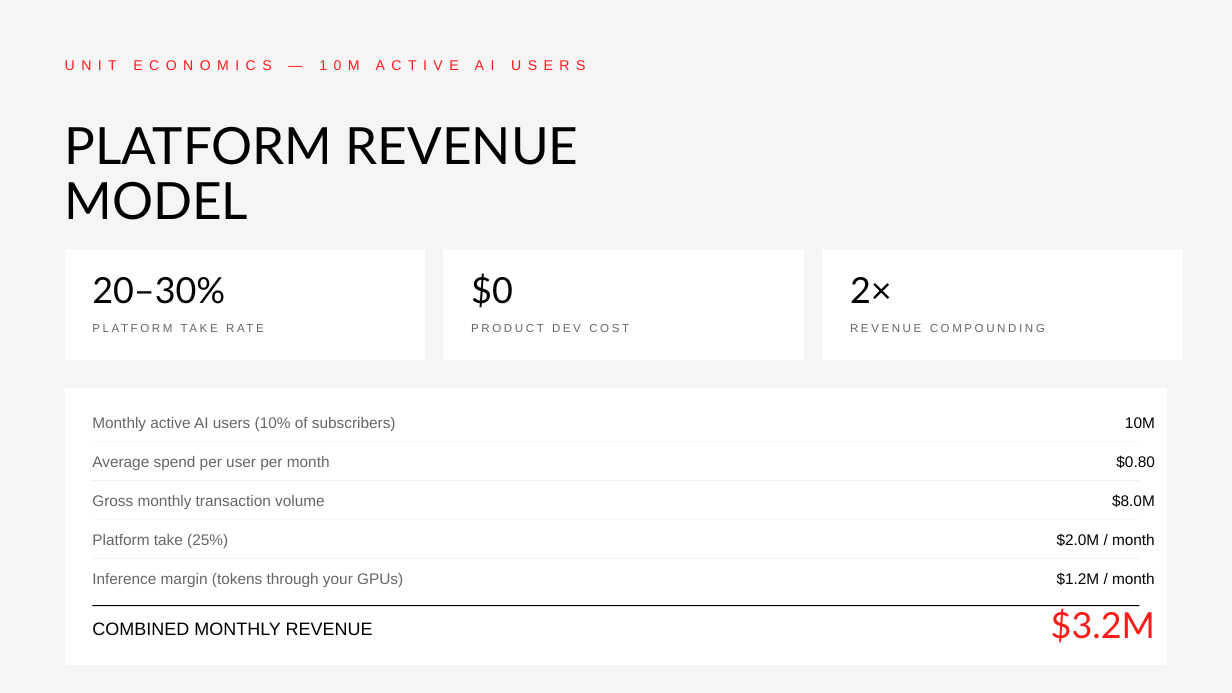
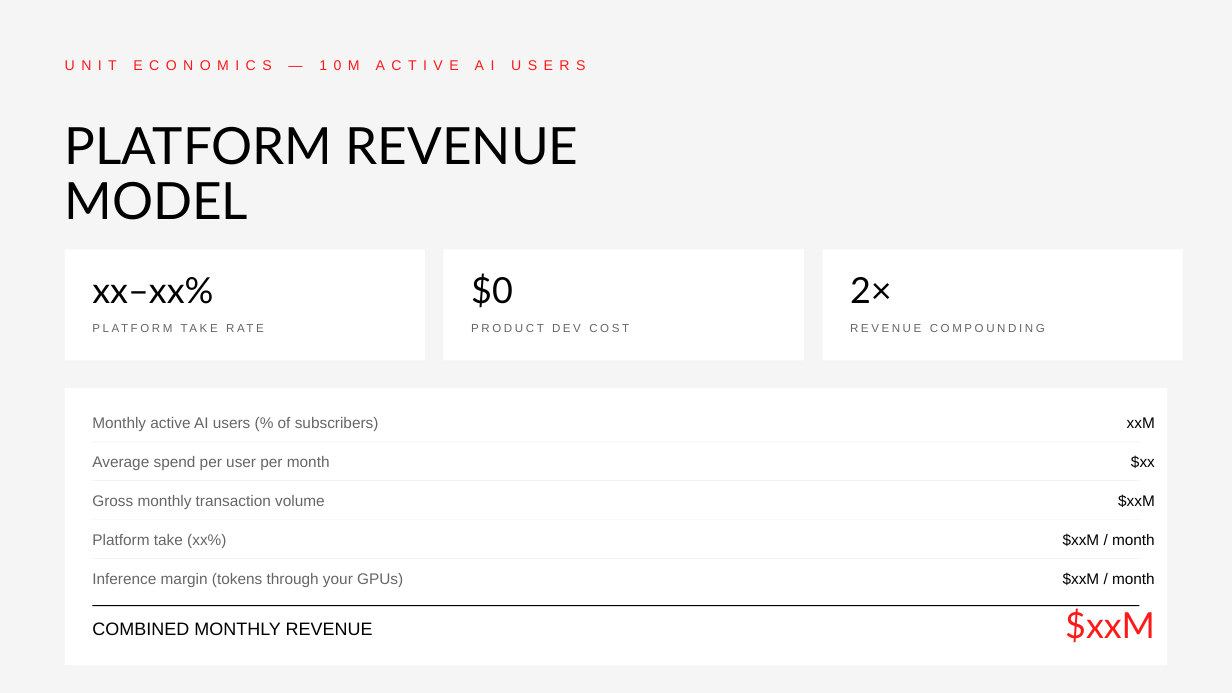
Before and after one commit to chernikovtech/telecom-ai-pitch, a slide deck: slide 32 of public/telecom-ai-strategy-deck.pptx. Drawn at 1232x693 pixels with LibreOffice and Linux fonts; fonts in the diff are those of the drawing. Boxes give left, top, right and bottom in pixels: in the first picture for what was removed or moved away, otherwise in the second. Text is boxed around its words. In the diff, an @@ line names an element or a change of style, - is before the commit and + after.

```diff
--- a/public/telecom-ai-strategy-deck.pptx
+++ b/public/telecom-ai-strategy-deck.pptx
@@ text at (92, 277, 213, 304): text changed @@
-20–30%
+xx–xx%
@@ text at (92, 417, 379, 431): text changed @@
-Monthly active AI users (10% of subscribers)
+Monthly active AI users (% of subscribers)
@@ text at (1127, 417, 1155, 428): text changed @@
-10M
+xxM
@@ text at (1131, 455, 1155, 468): text changed @@
-$0.80
+$xx
@@ text at (1118, 494, 1155, 507): text changed @@
-$8.0M
+$xxM
@@ text at (187, 534, 226, 548): text changed @@
-Platform take (25%)
+Platform take (xx%)
@@ text at (1063, 533, 1155, 546): text changed @@
-$2.0M / month
+$xxM / month
@@ text at (1063, 572, 1155, 585): text changed @@
-$1.2M / month
+$xxM / month
@@ text at (1065, 608, 1155, 643): text changed @@
-$3.2M
+$xxM
```
Also in this commit, not shown: 6 other slides changed, 3 other files.
